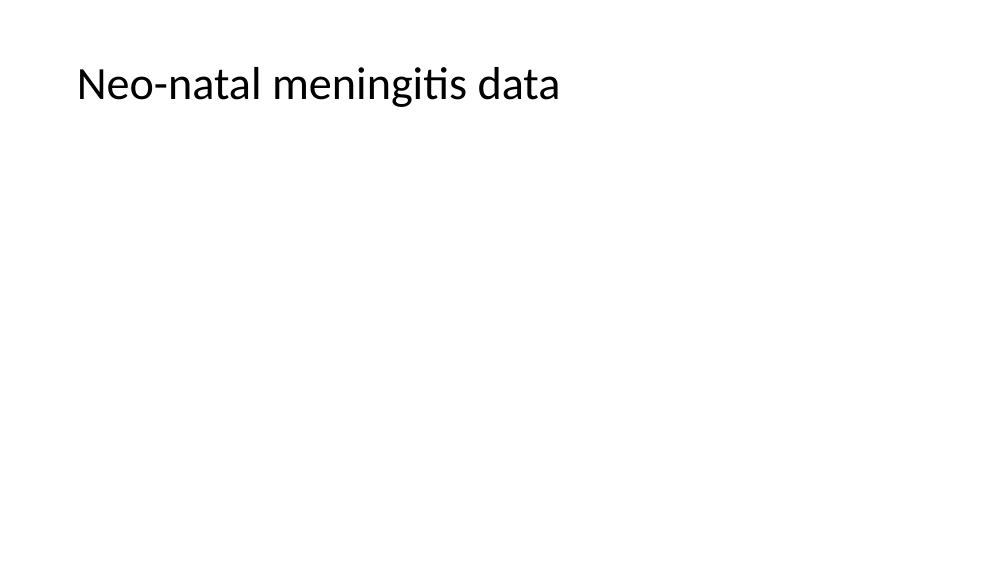
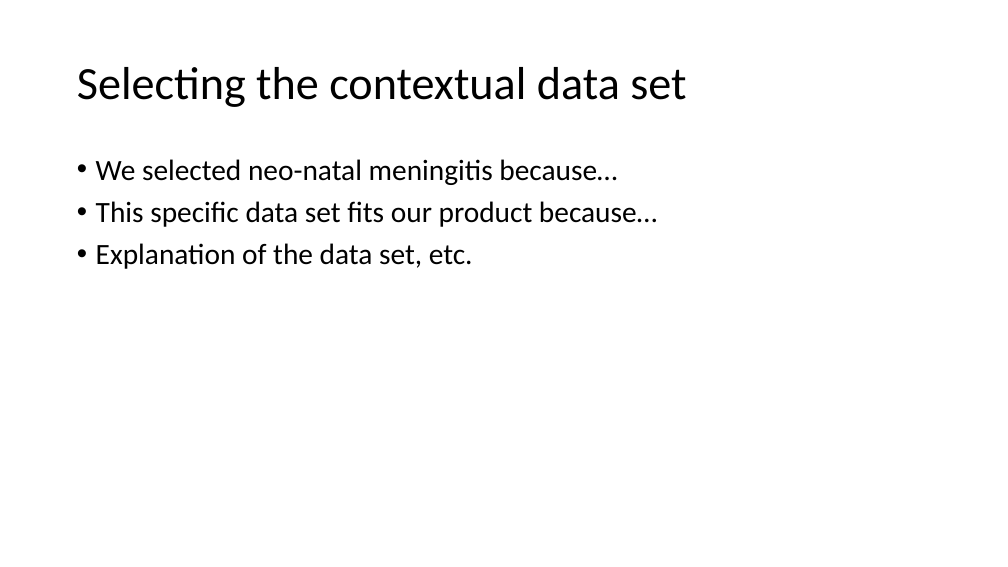
Before and after one commit to EdmundGoodman/Warwick_modelling, a slide deck: slide 24 of modelling_presentation/ComputerModellingPresentation.pptx (slide 25 before the commit). Drawn at 1008x567 pixels with LibreOffice and Linux fonts; fonts in the diff are those of the drawing. Boxes give left, top, right and bottom in pixels: in the first picture for what was removed or moved away, otherwise in the second. Text is boxed around its words. In the diff, an @@ line names an element or a change of style, - is before the commit and + after.

```diff
--- a/modelling_presentation/ComputerModellingPresentation.pptx
+++ b/modelling_presentation/ComputerModellingPresentation.pptx
@@ title at (77, 67, 686, 107): text changed @@
-Neo-natal meningitis data
+Selecting the contextual data set
@@ text added at (96, 159, 657, 269), 28 pt, text #000000 @@
+• We selected neo-natal meningitis because…
+• This specific data set fits our product because…
+• Explanation of the data set, etc.
```
Also in this commit, not shown: 5 other slides changed, 8 slides added, 5 slides removed, 1 other file.
